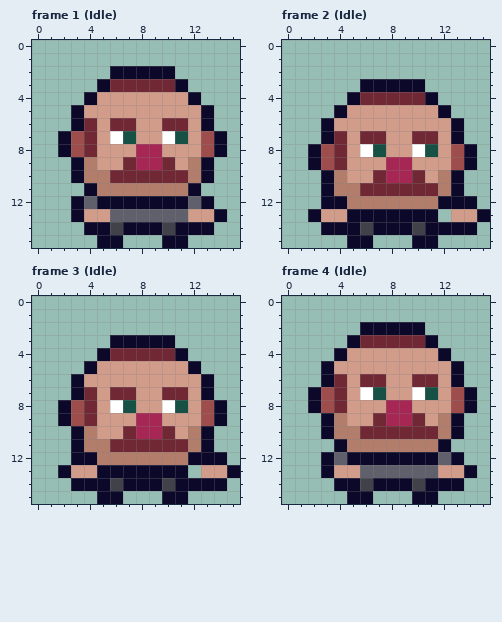
Pixel-art file -- assets/characters.aseprite. Above: the version before the commit.
16x16 pixels, 16 frames. Shown: frame 1 (Idle), frame 2 (Idle), frame 3 (Idle), frame 4 (Idle). The commit also changed other frames, which this record leaves out.
After:
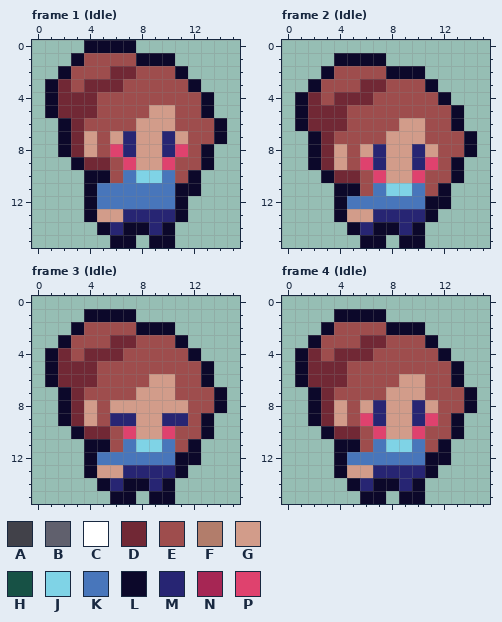
Palette (. is transparent): A #414149  B #60606d  C #ffffff  D #712835  E #9e4d4d  F #b27d6b  G #d29c8a  H #175145  J #7fd3e6  K #4876bb  L #0c082a  M #272573  N #a62654  P #df426e
Diff:
layer "Meg" now shown
layer "Boomer" now hidden
Changed rows in their new state; - is an unchanged pixel.
Frame 1 (Idle):
first column x 1:
 0 ---LLLL-------
 1 --LEEEELLL----
 2 -LEEEDDEEEL---
 3 LDEDD-EEEEEL--
 4 LDDDEEEEEEEEL-
 5 LDDDEEEE--EE--
 6 -LDEEEE--GEEEL
 7 --DGEGM--MGE--
 8 --DGEPMGGMPEL.
 9 ---DDEPGGPEE--
10 --.LLEKJJKEL.-
11 ----KKKKKKL---
12 --.LKKKKKK-..-
13 --.L-GMMMML...
14 ---.-M--ML...-
15 ----.-L-L-.---
Frame 2 (Idle):
first column x 1:
 1 ---LLLL--------
 2 --LEEEELLL-----
 3 -LEEEDDEEEL----
 4 LDEDD-EEEEEL---
 5 LDDDEEEEEEEEL--
 6 LDDDEEEE--EE---
 7 -LDEEEE--GEEEL-
 8 --DGEGM--MGE---
 9 --DGEPMGGMPEL.-
10 ---DDEPGGPEE---
11 --.LLEKJJKEL.--
12 --.-KKKKKKL-..-
13 -..LGGMMMM--...
14 --..-M--ML....-
15 ----.-L-L-.----
Frame 3 (Idle):
first column x 1:
 1 ---LLLL--------
 2 --LEEEELLL-----
 3 -LEEEDDEEEL----
 4 LDEDD-EEEEEL---
 5 LDDDEEEEEEEEL--
 6 LDDDEEEE--EE---
 7 -LDEEEE--GEEEL-
 8 --DGEGG--GGE---
 9 --DGEMMGGMMEL.-
10 ---DDEPGGPEE---
11 --.LLEKJJKEL.--
12 --.-KKKKKKL-..-
13 -..LGGMMMM--...
14 --..-M--ML....-
15 ----.-L-L-.----
Frame 4 (Idle):
first column x 1:
 1 ---LLLL-------
 2 --LEEEE-------
 3 -LEEE--EEE----
 4 LDEDDDEEEEE---
 5 LDDDEEEEEEEE--
 6 LDD-EEEE-GEE--
 7 --DEEEE--GEE--
 8 --DGE-MGGM-E--
 9 -LDGEPMGGMPE--
10 ---DDEPGGPEE--
11 ----LEKJJKE---
12 --.LKKKKKK-L.-
13 --.L-GMMMML...
14 ---.-M--ML...-
15 ----.-L-L-.---
Where, in picture pixels (left, top, right, bottom), the same in both pictures:
changed: (45, 40, 227, 248)
changed: (295, 53, 490, 248)
changed: (45, 309, 240, 504)
changed: (295, 309, 477, 504)
